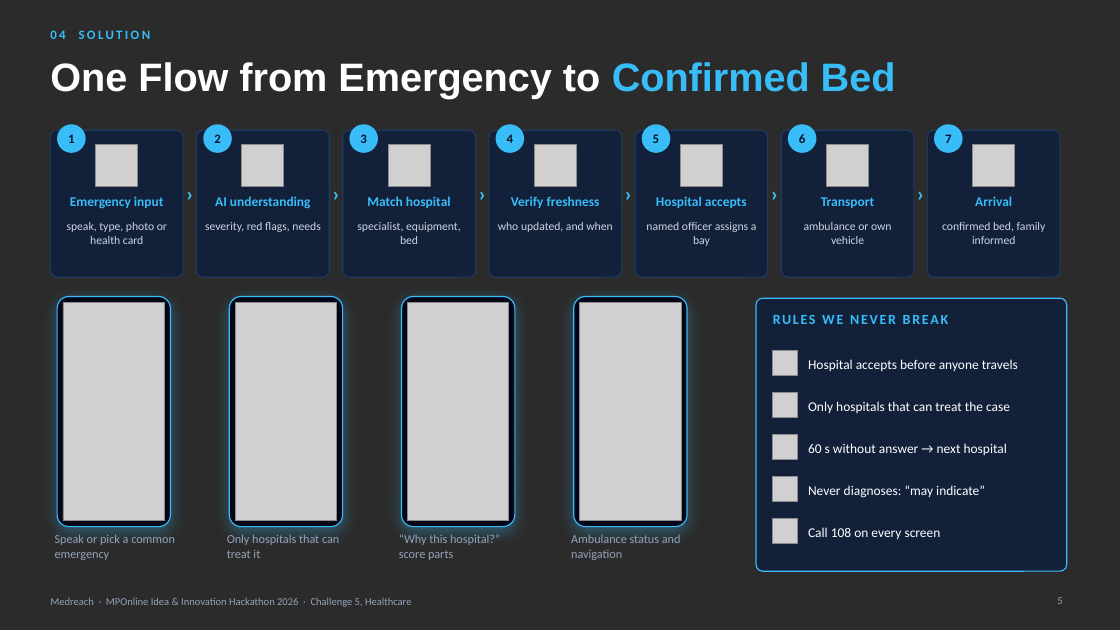
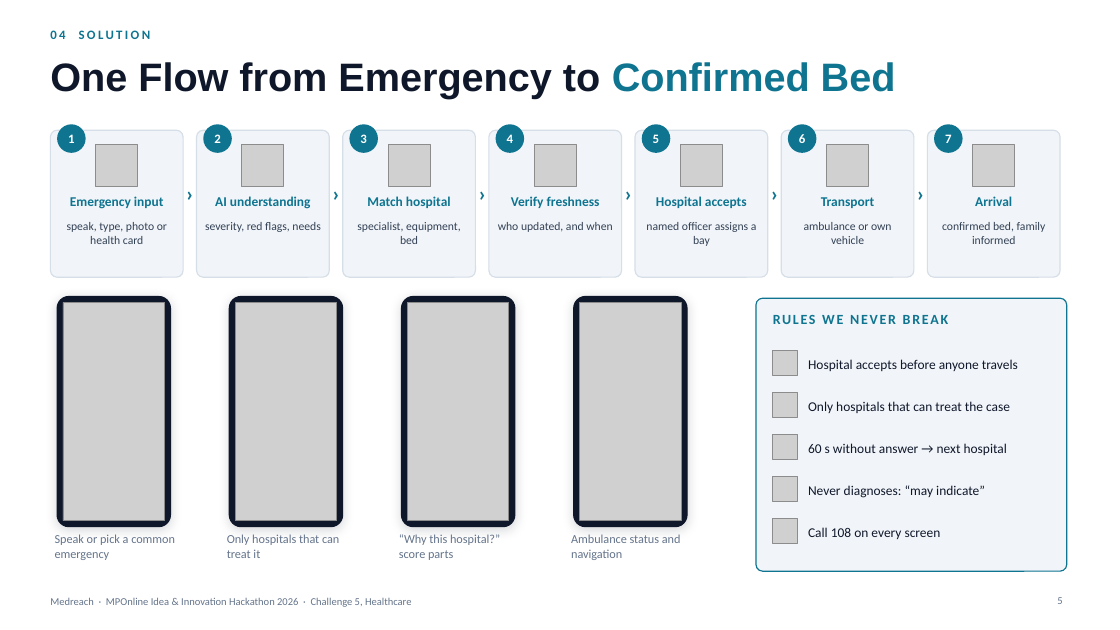
Before and after one commit to prakharporwal518-collab/Medreach, a slide deck: slide 5 of public/downloads/Medreach-Presentation-Final.pptx. Drawn at 1120x630 pixels with LibreOffice and Linux fonts; fonts in the diff are those of the drawing; grey boxes stand for pictures; background and template pictures are left out; a plain dark background stands for a picture behind light text. Boxes give left, top, right and bottom in pixels: in the first picture for what was removed or moved away, otherwise in the second. Text is boxed around its words. In the diff, an @@ line names an element or a change of style, - is before the commit and + after.

```diff
--- a/public/downloads/Medreach-Presentation-Final.pptx
+++ b/public/downloads/Medreach-Presentation-Final.pptx
@@ background picture (left out) to #FFFFFF @@
@@ title "One Flow from Emergency to ..." at bbox=[50, 62, 896, 99]: text colour #FFFFFF to #0F172A in "One Flow from Emergency to"; text colour #38BDF8 to #0E7490 in "Confirmed Bed" @@
@@ fill #0E1F3D at 85% opacity to #F1F5F9; outline #1E3A5F 1 pt to #D6DEE8 1 pt in 7 elements at bbox=[50, 130, 183, 277], bbox=[197, 130, 329, 277], bbox=[343, 130, 476, 277], bbox=[489, 130, 622, 277], bbox=[635, 130, 768, 277], bbox=[781, 130, 914, 277], bbox=[928, 130, 1060, 277] @@
@@ text colour #07122A to #FFFFFF; fill #38BDF8 to #0E7490 in 7 elements at bbox=[57, 124, 86, 153], bbox=[203, 124, 232, 153], bbox=[350, 124, 378, 153], bbox=[496, 124, 524, 153], bbox=[642, 124, 670, 153], bbox=[788, 124, 817, 153], bbox=[934, 124, 963, 153] @@
@@ text colour #38BDF8 to #0E7490 in 15 elements at bbox=[50, 30, 151, 39], bbox=[70, 196, 164, 209], bbox=[215, 196, 311, 209], bbox=[367, 196, 451, 208], bbox=[511, 196, 600, 208], bbox=[656, 196, 747, 208], bbox=[821, 197, 874, 208], bbox=[975, 196, 1012, 206], bbox=[773, 315, 948, 324], bbox=[181, 181, 198, 214], bbox=[328, 181, 344, 214], bbox=[474, 181, 491, 214], bbox=[620, 181, 637, 214], bbox=[766, 181, 783, 214], bbox=[912, 181, 929, 214] @@
@@ text colour #CBD5E1 to #334155 in 7 elements at bbox=[67, 222, 167, 244], bbox=[205, 222, 320, 232], bbox=[357, 222, 461, 244], bbox=[498, 222, 612, 232], bbox=[646, 222, 757, 246], bbox=[804, 222, 892, 244], bbox=[942, 222, 1046, 244] @@
@@ fill #020617 to #0F172A; outline #38BDF8 1 pt to #0F172A 1 pt; shadow changed in 4 elements at bbox=[57, 297, 171, 527], bbox=[229, 297, 343, 527], bbox=[402, 297, 515, 527], bbox=[574, 297, 687, 527] @@
@@ rounded rectangle at bbox=[756, 298, 1067, 571]: fill #0E1F3D at 85% opacity to #F1F5F9; outline #38BDF8 1 pt to #0E7490 1 pt @@
@@ text colour #FFFFFF to #0F172A in 5 elements at bbox=[808, 359, 1018, 371], bbox=[808, 401, 1010, 413], bbox=[808, 443, 1007, 455], bbox=[808, 485, 985, 498], bbox=[808, 527, 941, 539] @@
@@ text colour #94A3B8 to #64748B in 6 elements at bbox=[55, 534, 175, 560], bbox=[227, 534, 339, 558], bbox=[399, 534, 500, 560], bbox=[571, 534, 681, 560], bbox=[1057, 597, 1062, 604], bbox=[50, 597, 411, 607] @@
```
Also in this commit, not shown: 9 other slides changed, 4 other files.
